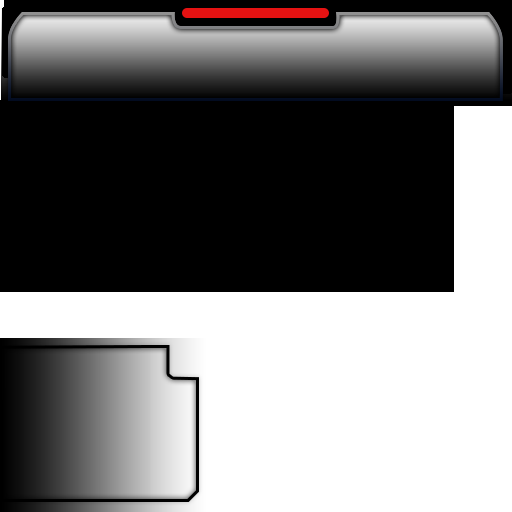
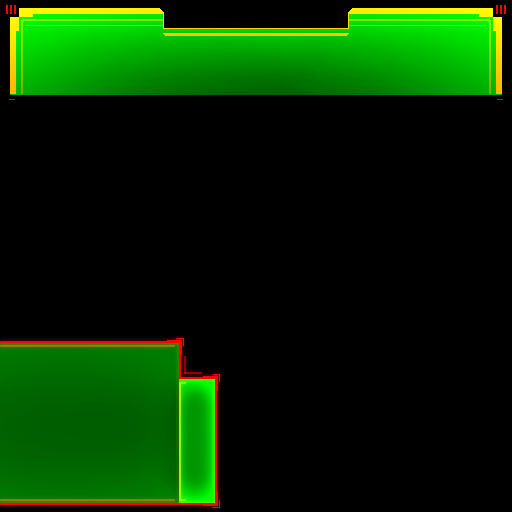
Comparing the layer stacks of the two 512×512 images. Changes:
removed layer "Rounded Rectangle 1" over 182, 8, 329, 18
removed layer "Rectangle 2 copy 5" over 0, 345, 199, 502
removed layer "Rectangle 2 copy 2" over 8, 12, 503, 101
removed layer "Background" over 0, 0, 512, 512
